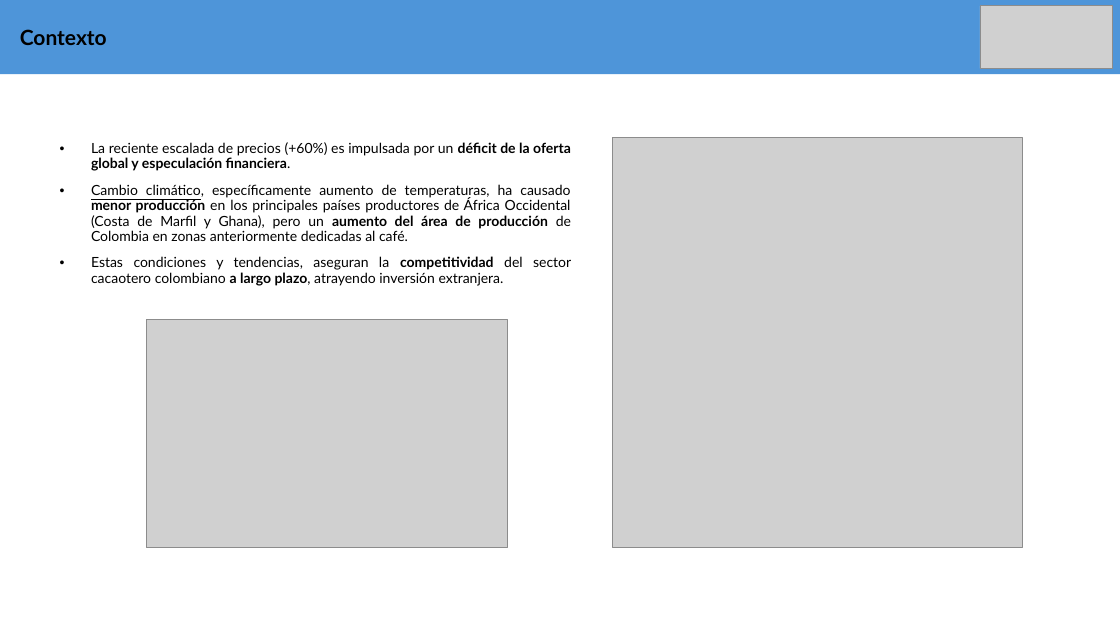
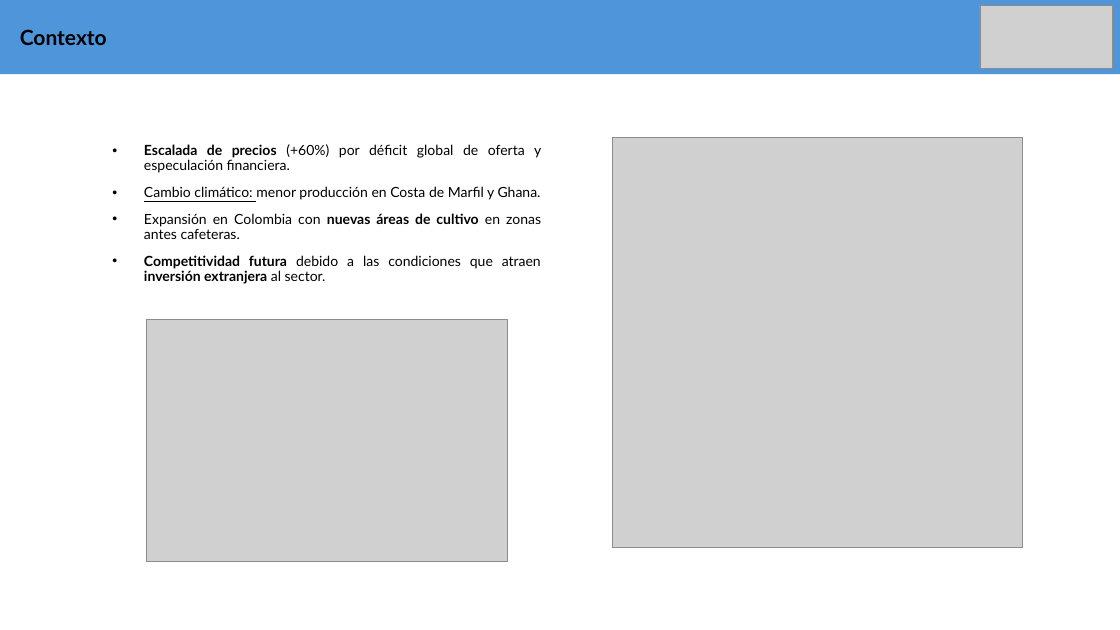
Before and after one commit to pedr0jos3/Mi-tesis, a slide deck: slide 3 of PresentacionAvances.pptx. Drawn at 1120x630 pixels with LibreOffice and Linux fonts; fonts in the diff are those of the drawing; grey boxes stand for pictures. Boxes give left, top, right and bottom in pixels: in the first picture for what was removed or moved away, otherwise in the second. Text is boxed around its words. In the diff, an @@ line names an element or a change of style, - is before the commit and + after.

```diff
--- a/PresentacionAvances.pptx
+++ b/PresentacionAvances.pptx
@@ subtitle at (144, 144, 541, 284): text changed @@
-• La reciente escalada de precios (+60%) es impulsada por un déficit de la oferta global y especulación financiera.
-• Cambio climático, específicamente aumento de temperaturas, ha causado menor producción en los principales países productores de África Occidental (Costa de Marfil y Ghana), pero un aumento del área de producción de Colombia en zonas anteriormente dedicadas al café.
-• Estas condiciones y tendencias, aseguran la competitividad del sector cacaotero colombiano a largo plazo, atrayendo inversión extranjera.
+• Escalada de precios (+60%) por déficit global de oferta y especulación financiera.
+• Cambio climático: menor producción en Costa de Marfil y Ghana.
+• Expansión en Colombia con nuevas áreas de cultivo en zonas antes cafeteras.
+• Competitividad futura debido a las condiciones que atraen inversión extranjera al sector.
@@ picture: place and size @@
-picture at (146, 320, 507, 549)
+picture at (146, 320, 507, 562)
```
Also in this commit, not shown: 6 other slides changed, 3 slides added, 2 other files.
